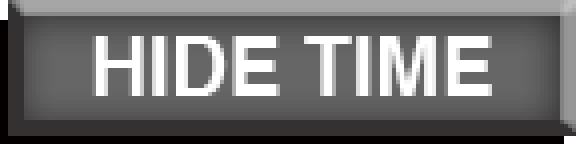
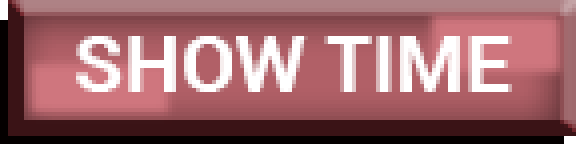
Two versions of the same layered image (w=576, h=144). Layer-by-layer changes:
showed group "SHOW TIME HIGHLIGHTED" (5 layers) over [8,0,576,136]
painted on "SHOW TIME" (1st of 3, in "SHOW TIME HIGHLIGHTED") over [64,36,520,96]
hid group "HIDE TIME DISABLED" (3 layers) over [8,0,576,136]
painted on "HIDE TIME" (3rd of 3, in "HIDE TIME DISABLED") over [92,36,492,96]
